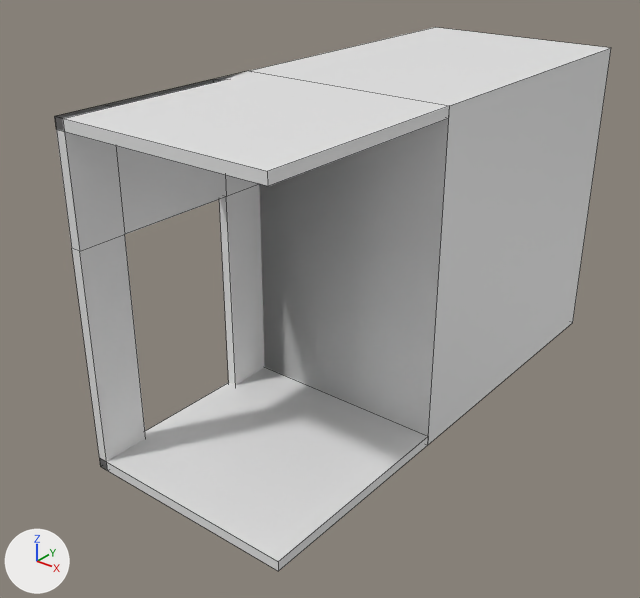
An edit to the FBX model Assets/Models/Room/lateral door.fbx, drawn before and after from the same camera.
One viewpoint serves both versions: a 50 mm camera at (5.31, -5.65, 4.56) aimed at (0.71, 0.09, 1.0). Every picture has the same lights, and +X, +Y and +Z are marked at lower left. Mesh edges are drawn as thin lines. Vertices at the same position are counted once.

In view in the first picture: 'lateral door'.
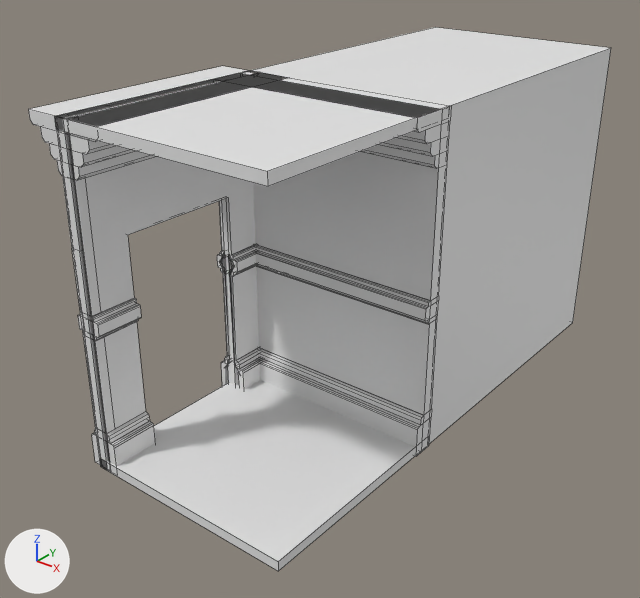
Changed parts and their boxes (x1, y1, x2, y2) in the pictures (640 x 598 px; the box of a moved part takes in the faces that stretch with it):
'lateral door', reshaped: before (55, 27, 611, 571); after (28, 27, 611, 571)
part 1 of me_plane_009, added: after (68, 71, 286, 466)
part 2 of me_plane_009, added: after (28, 66, 260, 465)
part 3 of me_plane_009, added: after (216, 74, 451, 456)
part 4 of me_plane_009, moved or reshaped: before (214, 71, 449, 436); after (214, 71, 247, 385)

Diff of the bpy script that builds the scene:
```diff
--- a/Assets/Models/Room/lateral door.fbx.py
+++ b/Assets/Models/Room/lateral door.fbx.py
@@ me_plane_009 @@
 # used by ob_lateral_door; location = (0.0, 0.0, 0.0)
 # verts and faces of me_plane_009; kept vertices keep their numbers, new ones are numbered from 46
 # before: 1 (0.07, 0.04, 0.04), 2 (1.95, 0.05, 0.05), 3 (0.07, 0.04, 2.96), 4 (1.95, 0.05, 2.95), 18 (0.08, 0.04, 2.0)
 # before: 27 (0.0, 0.0, 0.0), 28 (2.0, 0.0, 0.0) at pixel (427, 445), 29 (0.0, 0.0, 3.0) at pixel (248, 70), 30 (2.0, 0.0, 3.0) at pixel (449, 105), 38 (0.0, 0.0, 2.0)
-me_plane_009.from_pydata(...)  # 46 vertices, 44 faces; spans x 0.0..2.0, y -2.0..3.0, z 0.0..3.0
+me_plane_009.from_pydata(...)  # 872 vertices, 649 faces; spans x -0.32..2.01, y -2.0..3.0, z 0.0..3.0
+# me_plane_009 part 1: a new loose piece of 355 vertices spanning x 0.0..0.45, y -1.99..0.01, z 0.0..3.0
+# me_plane_009 part 2: a new loose piece of 355 vertices spanning x -0.32..0.13, y -1.99..0.01, z 0.0..3.0
+# me_plane_009 part 3: a new loose piece of 116 vertices spanning x 0.01..2.01, y -0.45..0.0, z 0.0..3.0
+# me_plane_009 part 4
+delete_faces([(1, 18, 3, 4, 2), (27, 28, 30, 29, 38)])
+for i in [1, 3, 18]: verts[i] += (0.01, -0.04, 0.0)
+verts[2] = (1.94, 0.0, 0.06)  # moved
+verts[4] = (1.94, 0.0, 2.94)  # moved
+faces += [(1, 27, 28, 2), (3, 4, 30, 29), (2, 28, 30, 4)]
```
